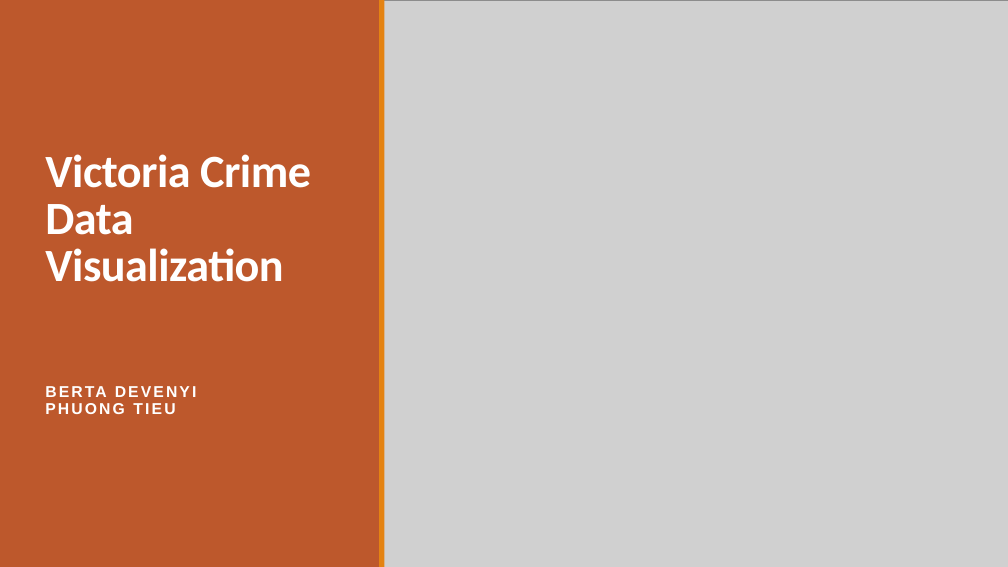
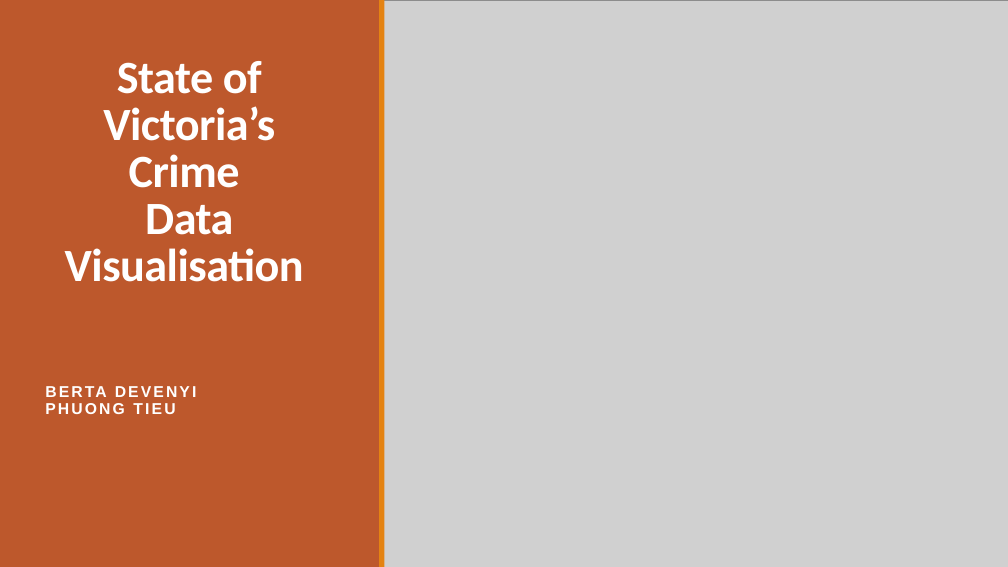
Before and after one commit to PhuongTieuOp/project3, a slide deck: slide 1 of Victoria Crime Data Visualization3.pptx. Drawn at 1008x567 pixels with LibreOffice and Linux fonts; fonts in the diff are those of the drawing; grey boxes stand for pictures. Boxes give left, top, right and bottom in pixels: in the first picture for what was removed or moved away, otherwise in the second. Text is boxed around its words. In the diff, an @@ line names an element or a change of style, - is before the commit and + after.

```diff
--- a/Victoria Crime Data Visualization3.pptx
+++ b/Victoria Crime Data Visualization3.pptx
@@ title at [65,61,304,282]: text changed @@
-Victoria Crime
-Data Visualization
+State of Victoria’s Crime
+Data Visualisation
```
Also in this commit, not shown: 3 other slides changed, 3 slides added, 3 other files.
